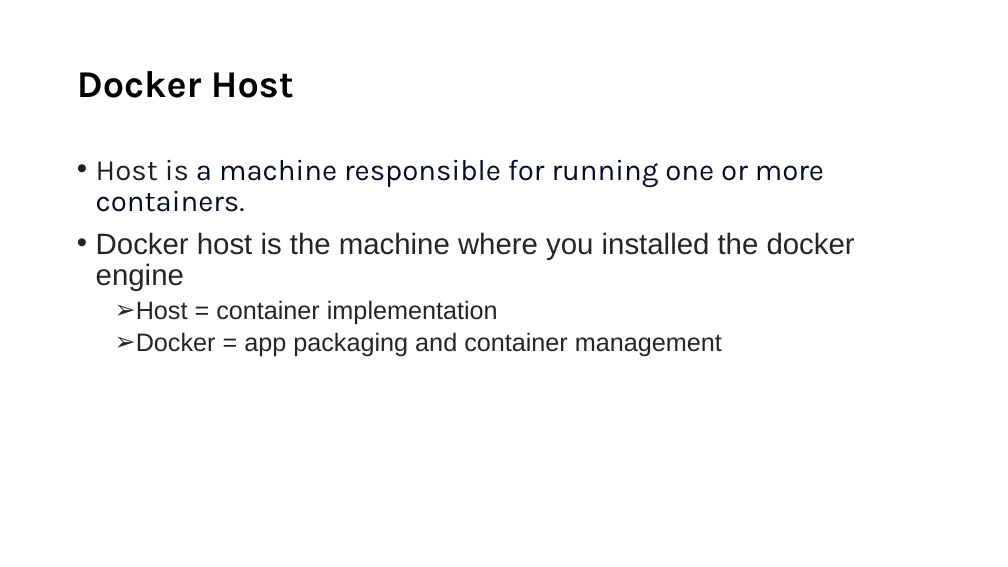
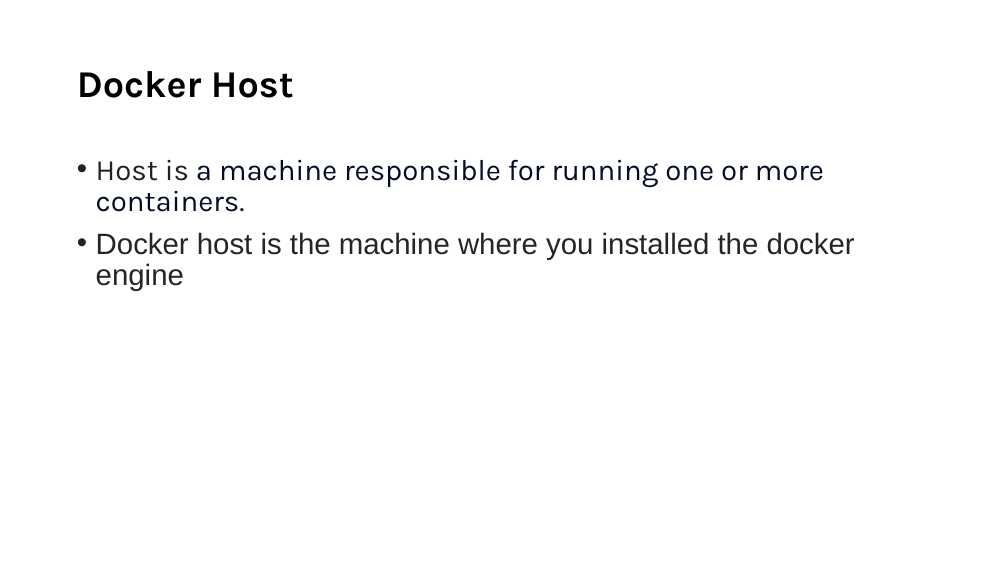
Before and after one commit to KPhaniPrasad/DevopsClasses, a slide deck: slide 6 of Docker.pptx. Drawn at 1008x567 pixels with LibreOffice and Linux fonts; fonts in the diff are those of the drawing. Boxes give left, top, right and bottom in pixels: in the first picture for what was removed or moved away, otherwise in the second. Text is boxed around its words. In the diff, an @@ line names an element or a change of style, - is before the commit and + after.

```diff
--- a/Docker.pptx
+++ b/Docker.pptx
@@ text at [136, 300, 722, 357]: paragraphs removed @@
-  ➢ Host = container implementation
-  ➢ Docker = app packaging and container management
```
Also in this commit, not shown: 1 other slide changed, 9 other files.
